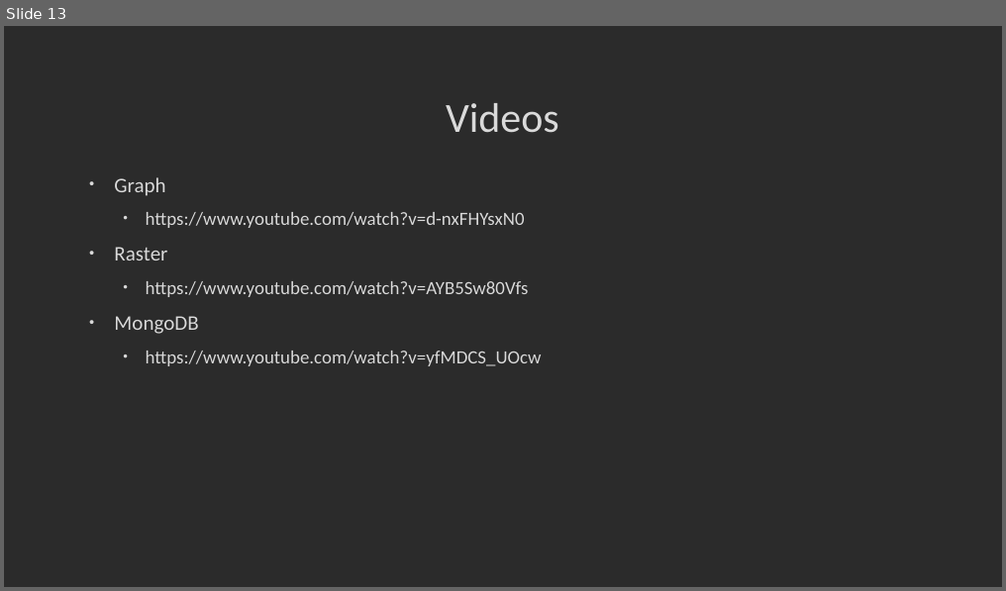
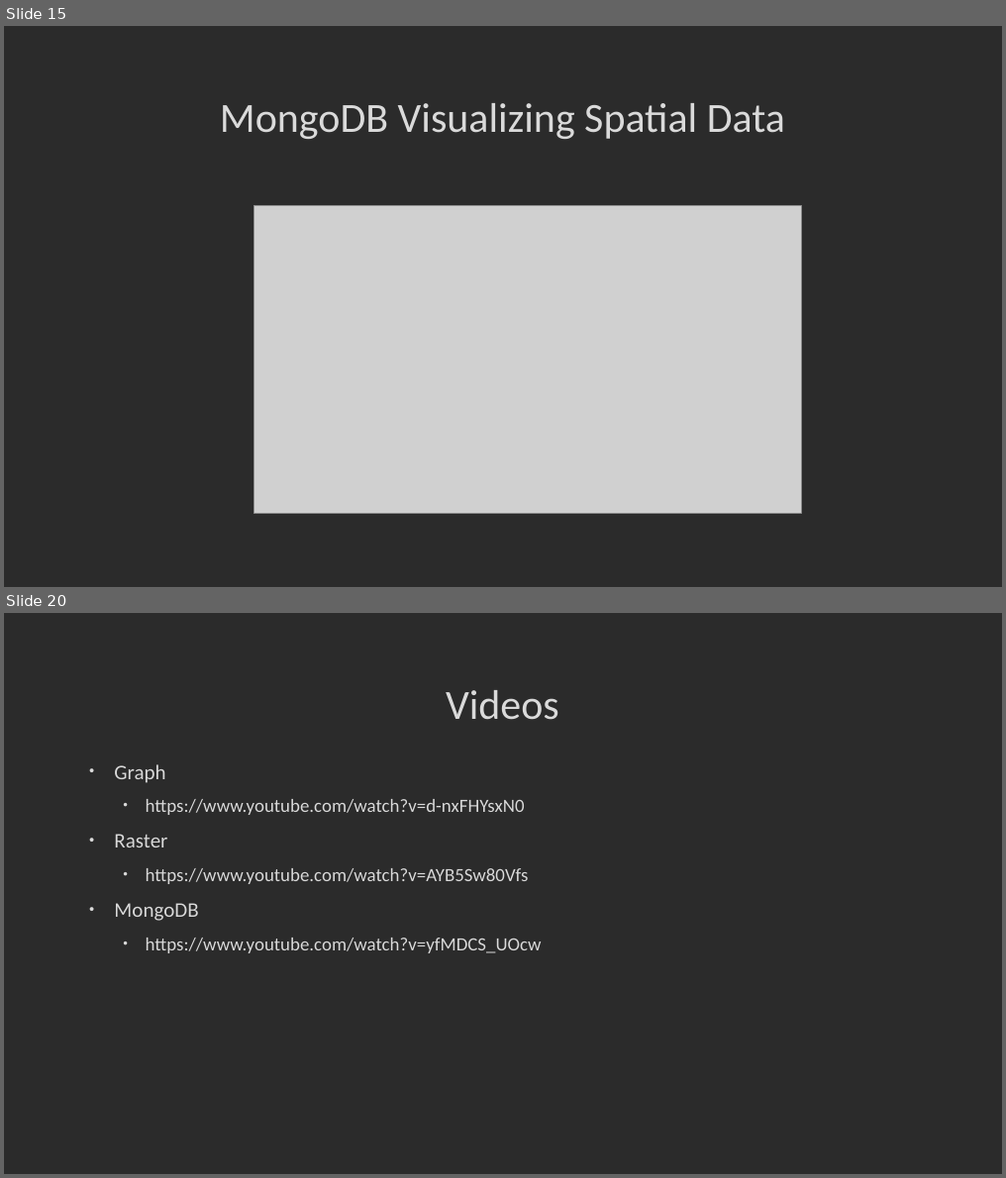
Before and after one commit to MGIS-UMN/GIS5577_week9, a slide deck: big_spatial_data.odp. Shown one above the other, each under a label of ours: slide 13 before the commit, slides 15 and 20 after it; the slides between them are not shown. The pictures are 1006x591 and 1006x1178 pixels, drawn with LibreOffice and Linux fonts; fonts in the diff are those of the drawing; grey boxes stand for pictures; background and template pictures are left out; a plain dark background stands for a picture behind light text. Boxes give left, top, right and bottom in pixels: in the first picture for what was removed or moved away, otherwise in the second. Text is boxed around its words. In the diff, an @@ line names an element or a change of style, - is before the commit and + after.

```diff
--- a/big_spatial_data.odp
+++ b/big_spatial_data.odp
@@ slide 15 added at <box>4,26,1002,587</box>, background picture (left out) @@
@@ title added at <box>220,103,785,139</box>, 40 pt, text #DADADA @@
+MongoDB Visualizing Spatial Data
@@ picture added at <box>254,205,801,513</box> @@
@@ what was slide 13 is now slide 20 @@
```
Also in this commit, not shown: 4 slides changed, 6 other slides added.
